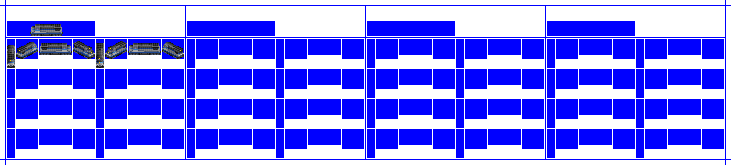
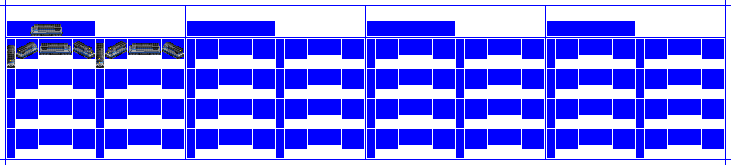
Before/after of a 731 × 165 layered artwork. What changed in the layer stack:
painted on "Black copy" over [33, 24, 140, 52]
